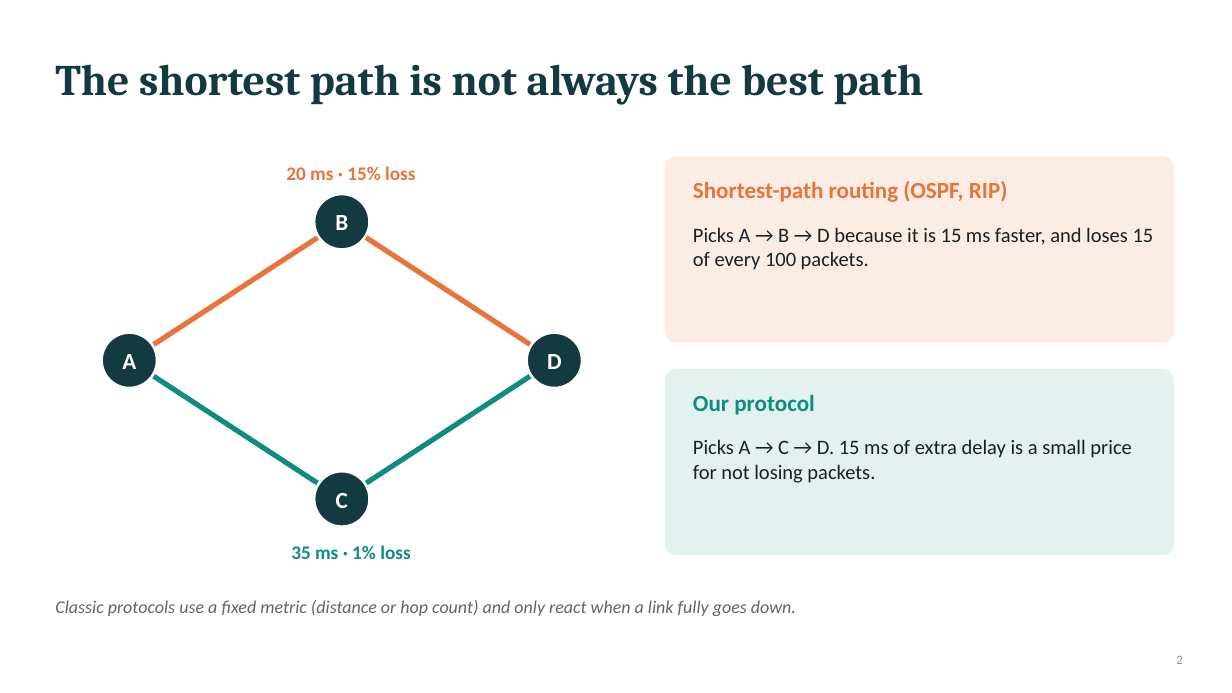
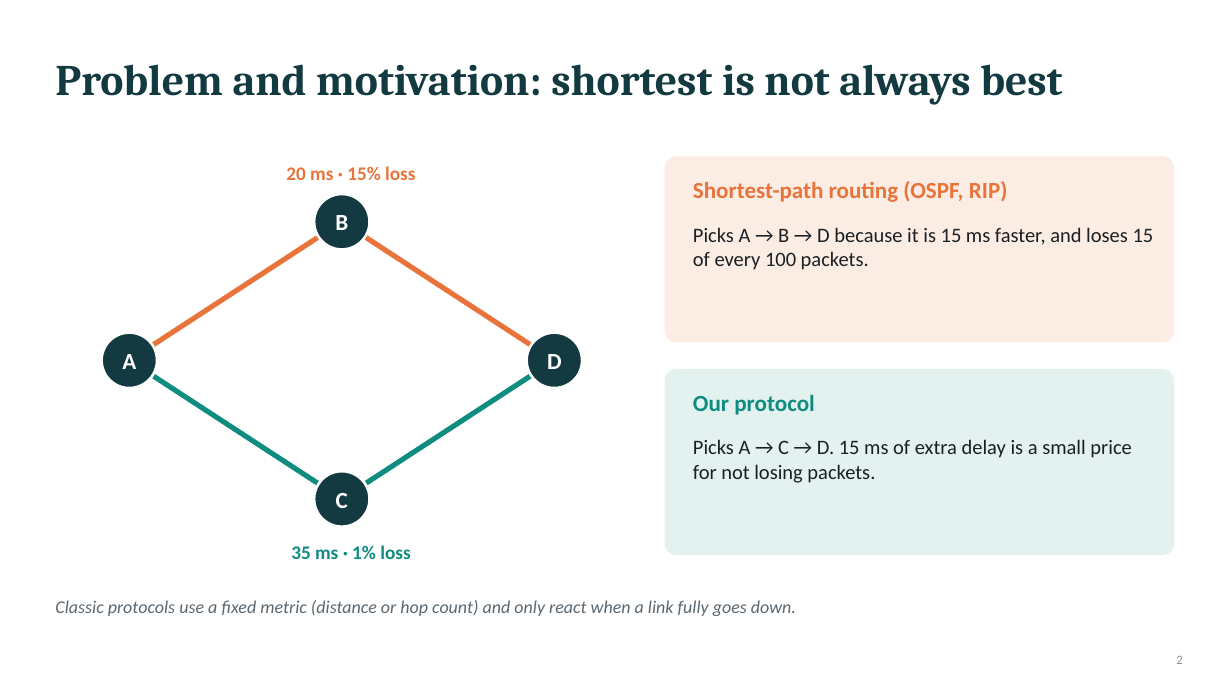
Before and after one commit to nehadamani0909/F2_Team18, a slide deck: slide 2 of submission/F2_Team18_PPT.pptx. Drawn at 1232x693 pixels with LibreOffice and Linux fonts; fonts in the diff are those of the drawing. Boxes give left, top, right and bottom in pixels: in the first picture for what was removed or moved away, otherwise in the second. Text is boxed around its words. In the diff, an @@ line names an element or a change of style, - is before the commit and + after.

```diff
--- a/submission/F2_Team18_PPT.pptx
+++ b/submission/F2_Team18_PPT.pptx
@@ title at [55,64,1062,105]: text changed @@
-The shortest path is not always the best path
+Problem and motivation: shortest is not always best
```
Also in this commit, not shown: 11 other slides changed, 4 slides added, 2 other files.
